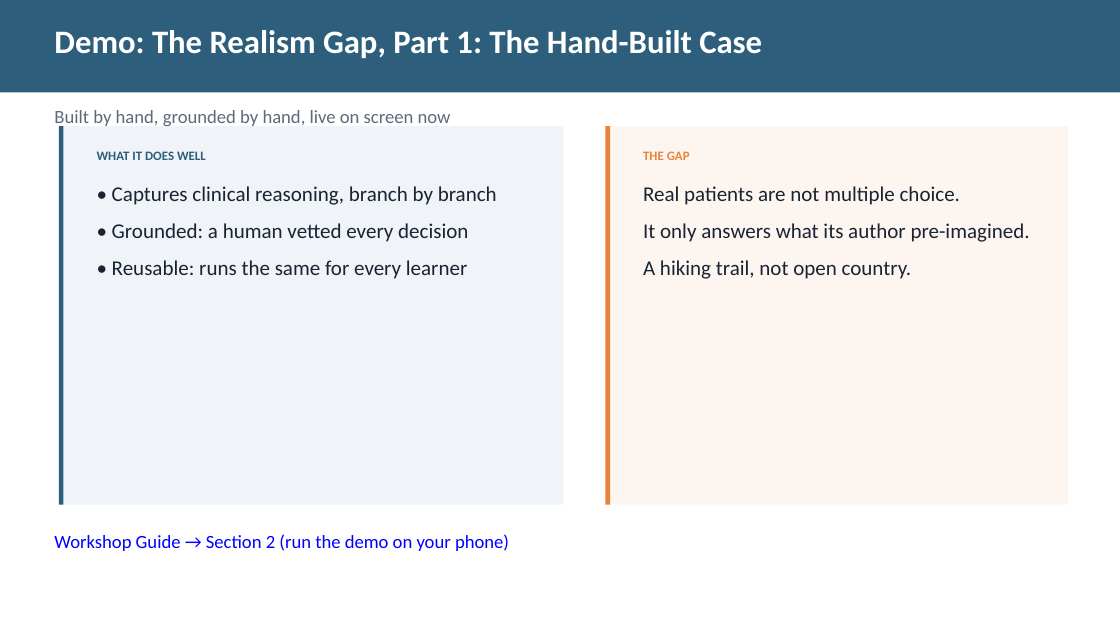
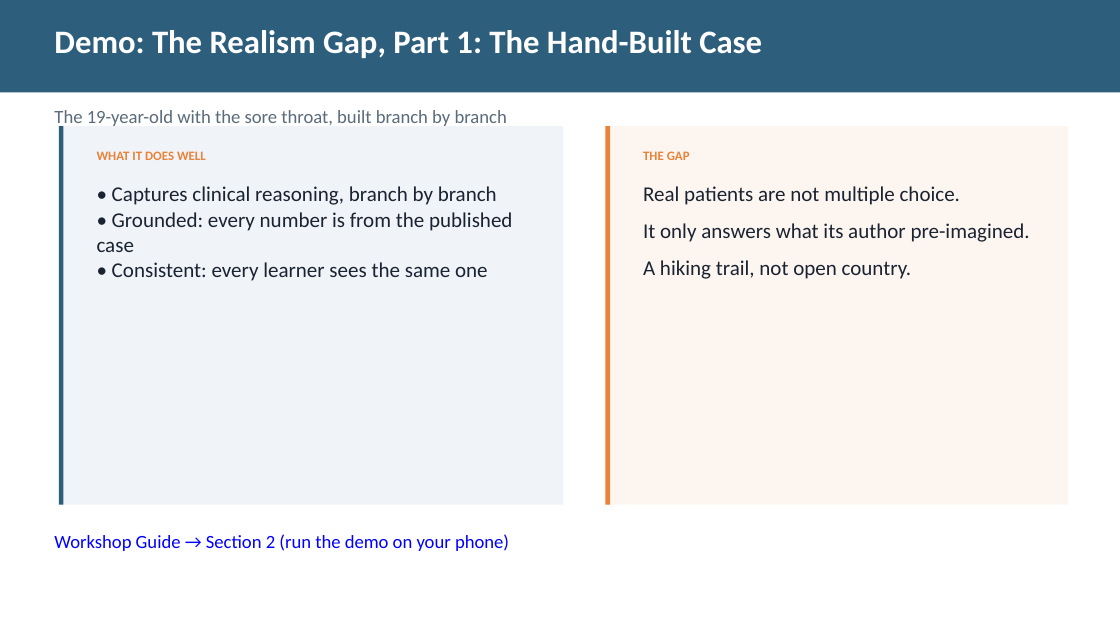
Before and after one commit to diana-brewer/digital-learning-unlocked, a slide deck: slide 5 of Digital Learning Unlocked - Slide Deck.pptx. Drawn at 1120x631 pixels with LibreOffice and Linux fonts; fonts in the diff are those of the drawing. Boxes give left, top, right and bottom in pixels: in the first picture for what was removed or moved away, otherwise in the second. Text is boxed around its words. In the diff, an @@ line names an element or a change of style, - is before the commit and + after.

```diff
--- a/Digital Learning Unlocked - Slide Deck.pptx
+++ b/Digital Learning Unlocked - Slide Deck.pptx
@@ text at box(54, 110, 507, 129): text changed @@
-Built by hand, grounded by hand, live on screen now
+The 19-year-old with the sore throat, built branch by branch
@@ text "WHAT IT DOES WELL" at box(97, 151, 206, 160): text colour #2D5F7C to #E8833A @@
@@ text at box(97, 212, 512, 281): text changed @@
-• Grounded: a human vetted every decision
-• Reusable: runs the same for every learner
+• Grounded: every number is from the published case
+• Consistent: every learner sees the same one
```
Also in this commit, not shown: 7 other slides changed, 3 other files.
